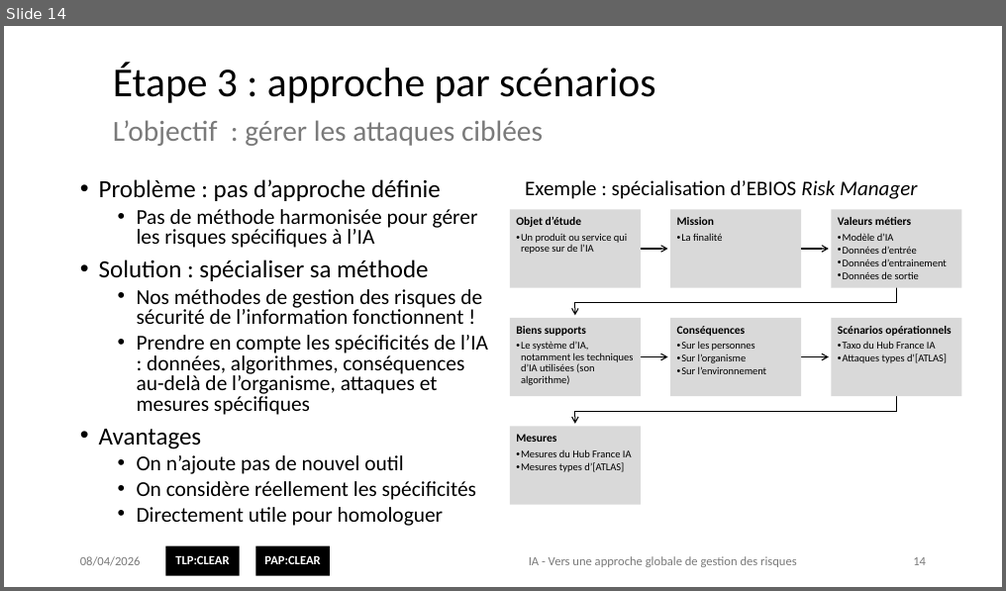
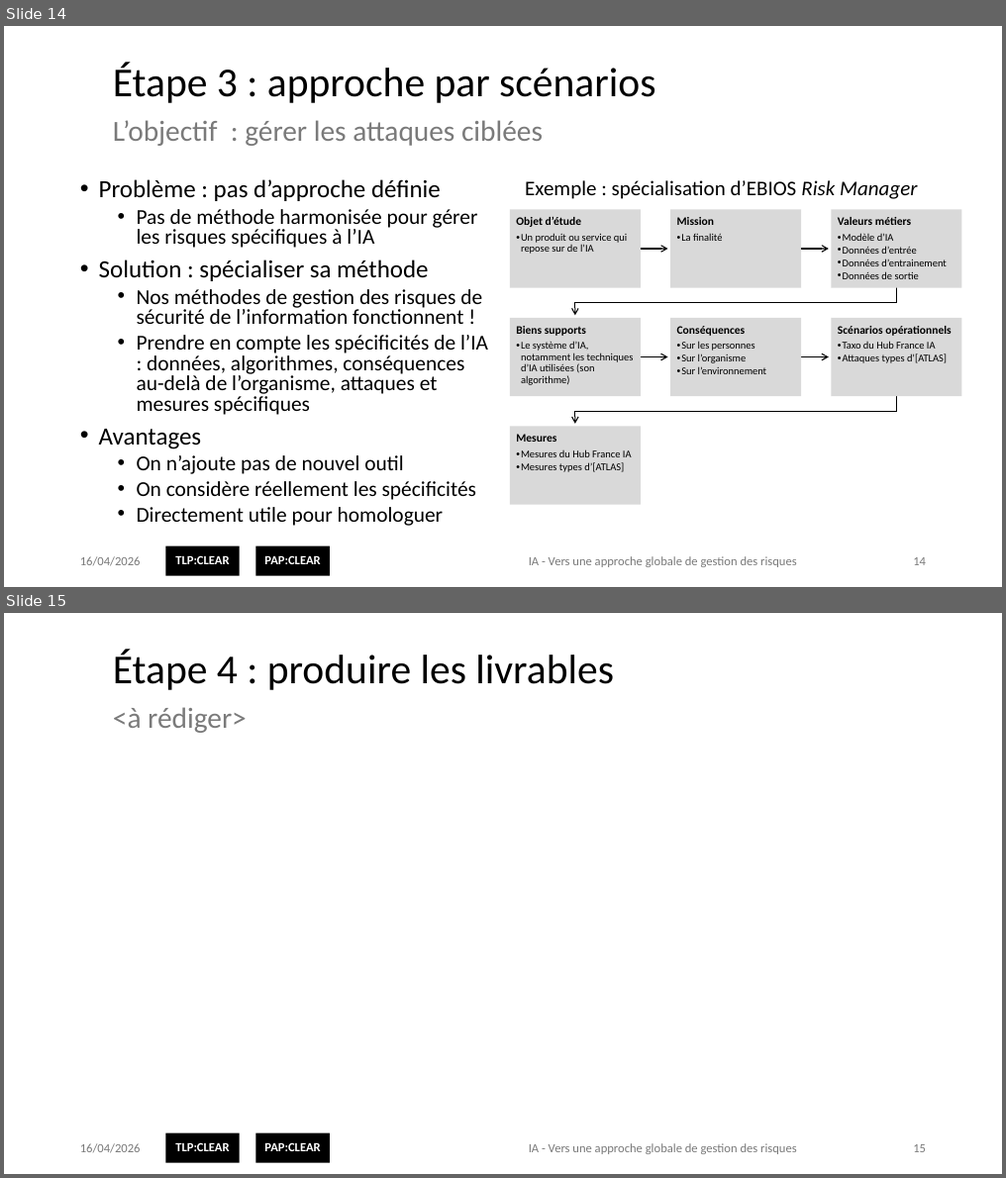
Before and after one commit to matthieu-grall/ai, a slide deck: fr/IA - Gestion des risques - Présentation.pptx. Shown one above the other, each under a label of ours: slide 14 before the commit, slides 14 and 15 after it. The pictures are 1006x591 and 1006x1178 pixels, drawn with LibreOffice and Linux fonts; fonts in the diff are those of the drawing; background and template pictures are left out. Boxes give left, top, right and bottom in pixels: in the first picture for what was removed or moved away, otherwise in the second. Text is boxed around its words. In the diff, an @@ line names an element or a change of style, - is before the commit and + after.

Commit message:
Update presentation

```diff
--- a/fr/IA - Gestion des risques - Présentation.pptx
+++ b/fr/IA - Gestion des risques - Présentation.pptx
@@ slide 15 added at (x1=4, y1=613, x2=1002, y2=1174), background #FFFFFF; not listed: 2 template elements that a slide beside it also shows @@
@@ title added at (x1=113, y1=650, x2=614, y2=690), 39.6 pt, text #000000 @@
+Étape 4 : produire les livrables
@@ text added at (x1=113, y1=707, x2=247, y2=733), 28 pt, text #7A7A7A @@
+<à rédiger>
@@ text added at (x1=80, y1=1144, x2=141, y2=1154), 12 pt, text #7A7A7A @@
+16/04/2026
@@ text added at (x1=529, y1=1144, x2=797, y2=1155), 12 pt, text #7A7A7A @@
+IA - Vers une approche globale de gestion des risques
@@ page number added at (x1=913, y1=1145, x2=926, y2=1153), 12 pt, text #7A7A7A @@
+15
@@ slide 14 changed as well @@
@@ text at (x1=80, y1=557, x2=141, y2=567): text changed @@
-08/04/2026
+16/04/2026
```
Also in this commit, not shown: 18 other slides changed, 1 other file.
